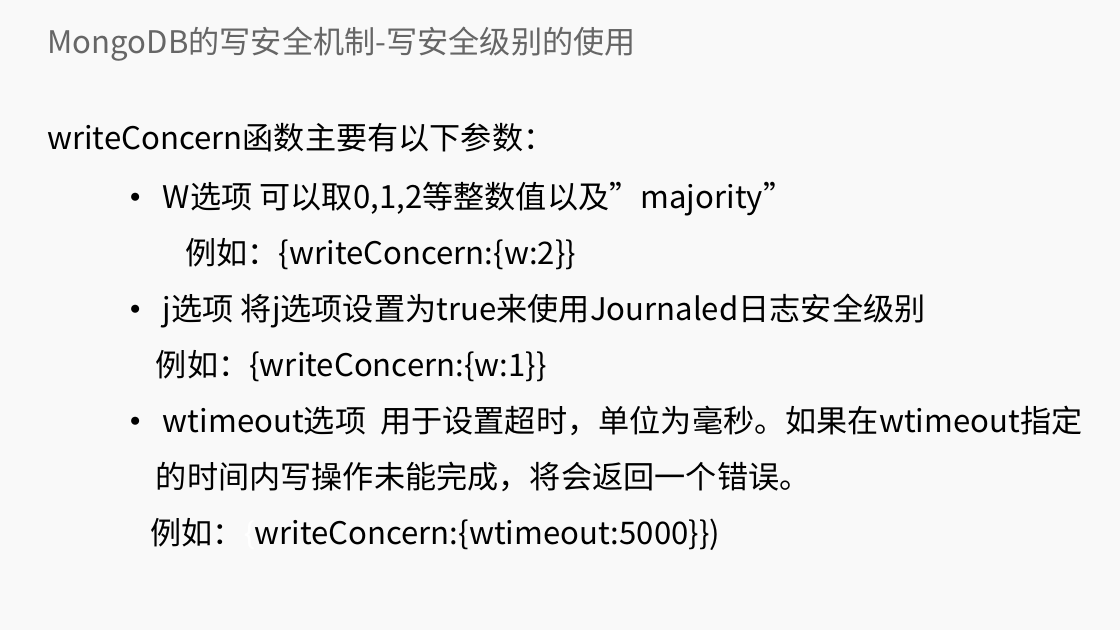
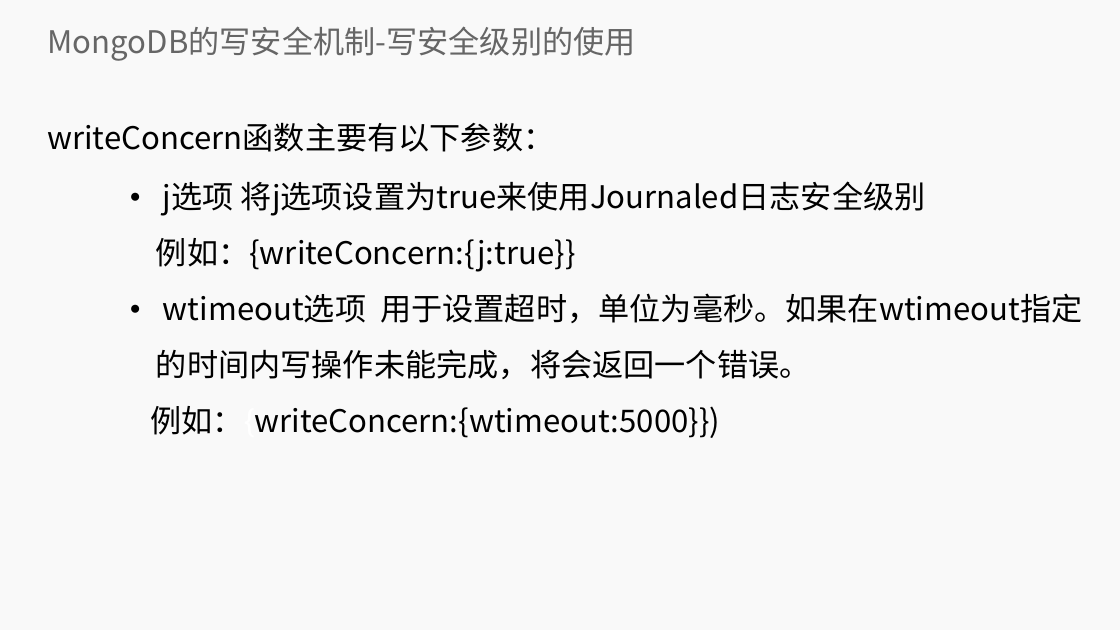
Before and after one commit to lihuanzhen2016/no-sql, a slide deck: slide 31 of PPT/04 MongoDB 数据更新.pptx (slide 37 before the commit). Drawn at 1120x630 pixels with LibreOffice and Linux fonts; fonts in the diff are those of the drawing; background and template pictures are left out. Boxes give left, top, right and bottom in pixels: in the first picture for what was removed or moved away, otherwise in the second. Text is boxed around its words. In the diff, an @@ line names an element or a change of style, - is before the commit and + after.

```diff
--- a/PPT/04 MongoDB 数据更新.pptx
+++ b/PPT/04 MongoDB 数据更新.pptx
@@ text at (156,181,926,272): text changed @@
-● W选项 可以取0,1,2等整数值以及”majority”
-例如：{writeConcern:{w:2}}
-● j选项 将j选项设置为true来使用Journaled日志安全级别 例如：{writeConcern:{w:1}}
+● j选项 将j选项设置为true来使用Journaled日志安全级别 例如：{writeConcern:{j:true}}
```
Also in this commit, not shown: 2 other slides changed, 1 slide added, 7 slides removed, 1 other file.
